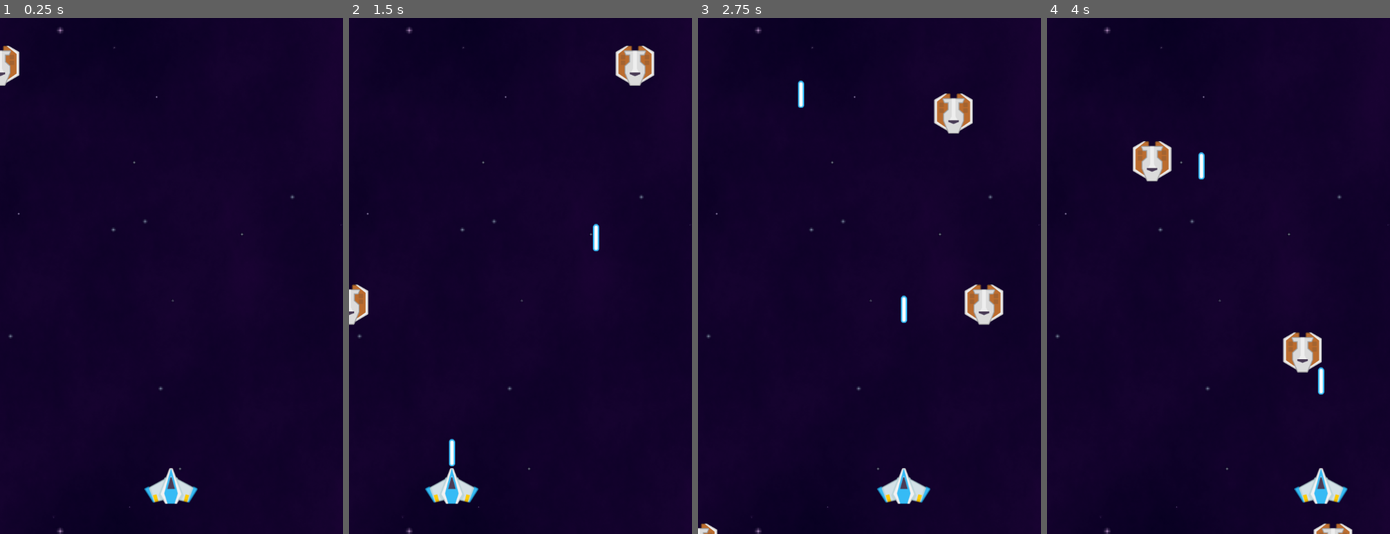
Above: before the commit, frames 1-4 (left to right).
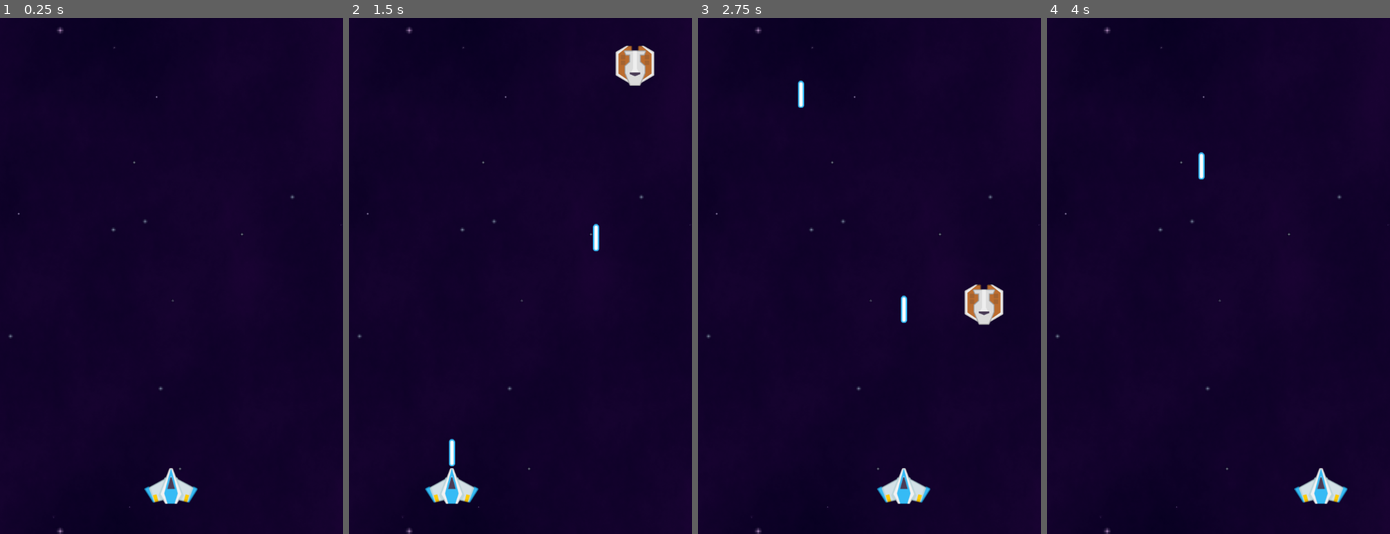
Above: after the commit, the same moments.

Repository: nitesh098suthar/Fireship
Game: Godot game, scene res://main.tscn
The game is run twice, just before and just after one commit, with the same random seed, the same clock (stepped at 60 frames per second) and the same inputs.
Inputs (mouse positions are in pixels of both pictures, inside the frame that each line leads up to):
- Up to frame 1 (0.25 s): no input
- Up to frame 2 (1.5 s): move the mouse to (595, 250) at 0.52 s; click (595, 250) at 0.6 s; move the mouse to (451, 301) at 1.27 s; click (451, 301) at 1.35 s
- Up to frame 3 (2.75 s): move the mouse to (903, 162) at 2.02 s; click (903, 162) at 2.1 s
- Up to frame 4 (4 s): move the mouse to (1201, 379) at 2.77 s; click (1201, 379) at 2.85 s; move the mouse to (1321, 353) at 3.52 s; click (1321, 353) at 3.6 s

The runs differ from the first frame. In frame 1, 0.4% of the frame differs, in the area x 0-6%, y 5-14%; in frame 2, 0.4%; in frame 3, 0.8%; in frame 4, 1.8%, in the area x 24-90%, y 23-100%.

Commit message:
added the destroy logic of enemy and the laser

Diff:
--- a/enemy.gd
+++ b/enemy.gd
@@ -8,7 +8,9 @@
 	var viewport_y = get_viewport_rect().size.y
 	if position.y >= viewport_y + 100:
 		queue_free()
-		print("destroyed the enemey")
+		#print("destroyed the enemey")
 
-func _on_timer_timeout():
-	pass # Replace with function body.
+
+func _on_area_entered(area):
+	if area.is_in_group("laser_group"):
+		queue_free()
--- a/enemy.tscn
+++ b/enemy.tscn
@@ -6,7 +6,7 @@
 [sub_resource type="RectangleShape2D" id="RectangleShape2D_87bah"]
 size = Vector2(82, 84)
 
-[node name="Enemy" type="Area2D"]
+[node name="Enemy" type="Area2D" groups=["enemy_group"]]
 script = ExtResource("1_elapa")
 metadata/_edit_group_ = true
 
@@ -15,3 +15,5 @@
 
 [node name="CollisionShape2D" type="CollisionShape2D" parent="."]
 shape = SubResource("RectangleShape2D_87bah")
+
+[connection signal="area_entered" from="." to="." method="_on_area_entered"]
--- a/player_laser.gd
+++ b/player_laser.gd
@@ -14,4 +14,9 @@
 	position.y -= speed * delta;
 	if position.y <= -100:
 		queue_free()
-		print("this is destroyed")
+		#print("this is destroyed")
+
+
+func _on_area_entered(area):
+	if area.is_in_group("enemy_group"):
+		queue_free()
--- a/player_laser.tscn
+++ b/player_laser.tscn
@@ -7,7 +7,7 @@
 radius = 7.0
 height = 58.0
 
-[node name="Laser" type="Area2D"]
+[node name="Laser" type="Area2D" groups=["laser_group"]]
 script = ExtResource("1_kmiuo")
 metadata/_edit_group_ = true
 
@@ -16,3 +16,5 @@
 
 [node name="CollisionShape2D" type="CollisionShape2D" parent="."]
 shape = SubResource("CapsuleShape2D_8c2uo")
+
+[connection signal="area_entered" from="." to="." method="_on_area_entered"]
